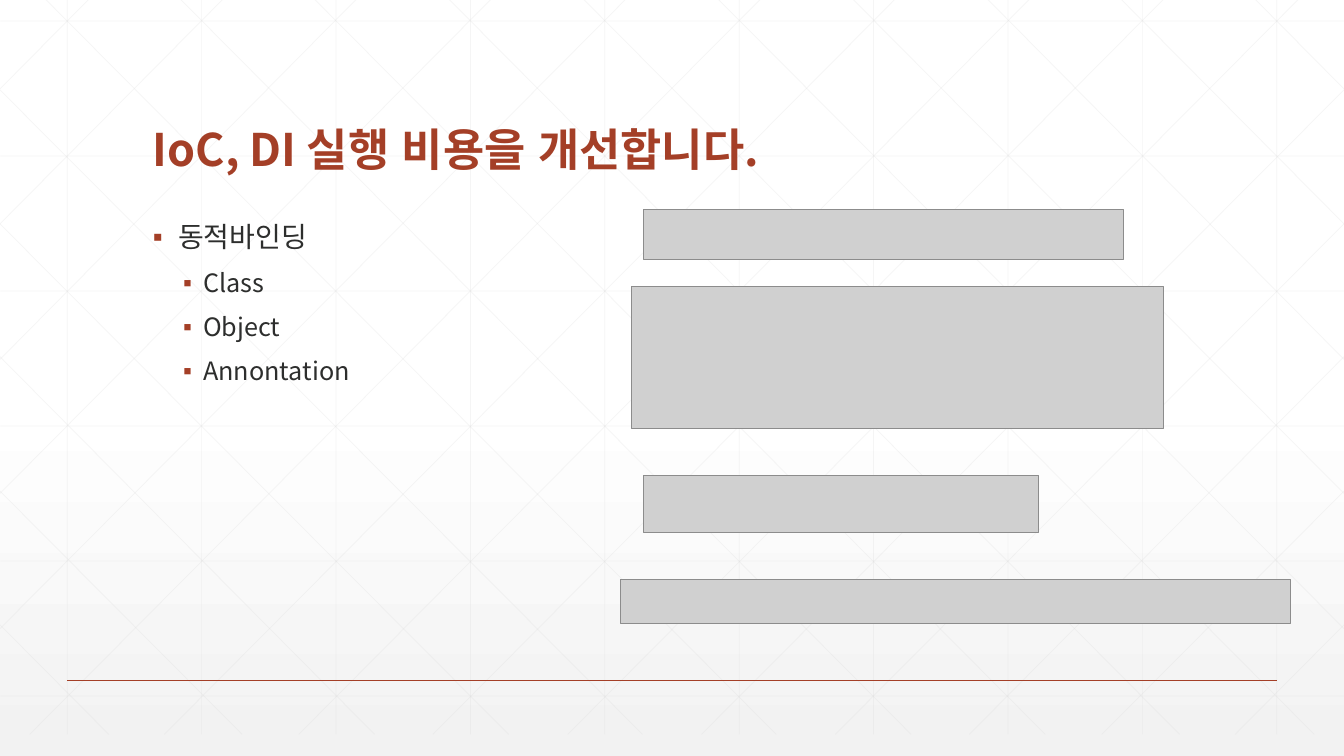
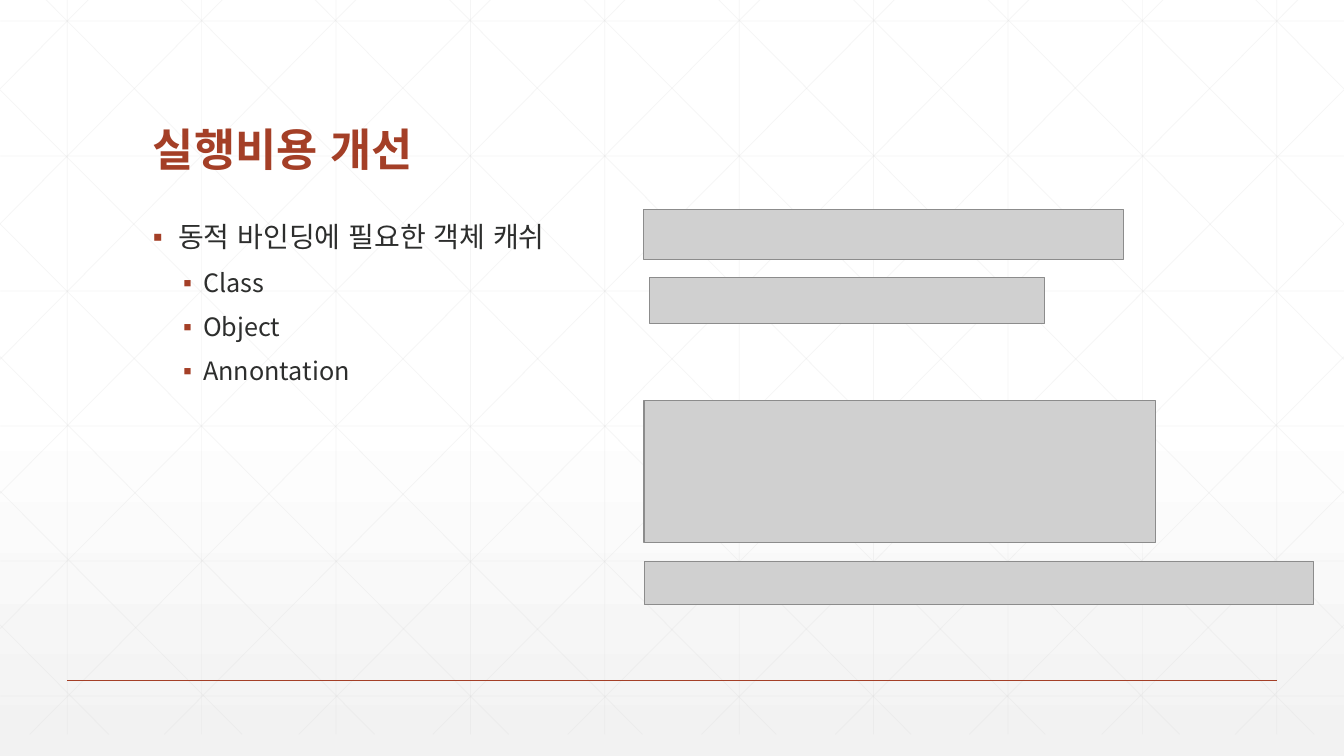
Before and after one commit to zeroshift01/code5, a slide deck: slide 4 of inflearn04/doc/3.(심화)IoC DI 실행비용을 개선합니다.pptx. Drawn at 1344x756 pixels with LibreOffice and Linux fonts; fonts in the diff are those of the drawing; grey boxes stand for pictures. Boxes give left, top, right and bottom in pixels: in the first picture for what was removed or moved away, otherwise in the second. Text is boxed around its words. In the diff, an @@ line names an element or a change of style, - is before the commit and + after.

```diff
--- a/inflearn04/doc/3.(심화)IoC DI 실행비용을 개선합니다.pptx
+++ b/inflearn04/doc/3.(심화)IoC DI 실행비용을 개선합니다.pptx
@@ title at (153,128,412,170): text changed @@
-IoC, DI 실행 비용을 개선합니다.
+실행비용 개선
@@ text at (178,224,545,250): text changed @@
-▪ 동적바인딩
+▪ 동적 바인딩에 필요한 객체 캐쉬
@@ picture: place and size @@
-picture at (643,476,1038,533)
+picture at (649,278,1045,324)
@@ picture: place and size @@
-picture at (631,286,1164,429)
+picture at (644,401,1155,543)
@@ picture: place and size @@
-picture at (621,580,1291,623)
+picture at (644,562,1314,605)
```
Also in this commit, not shown: 5 other slides changed, 9 other files.
